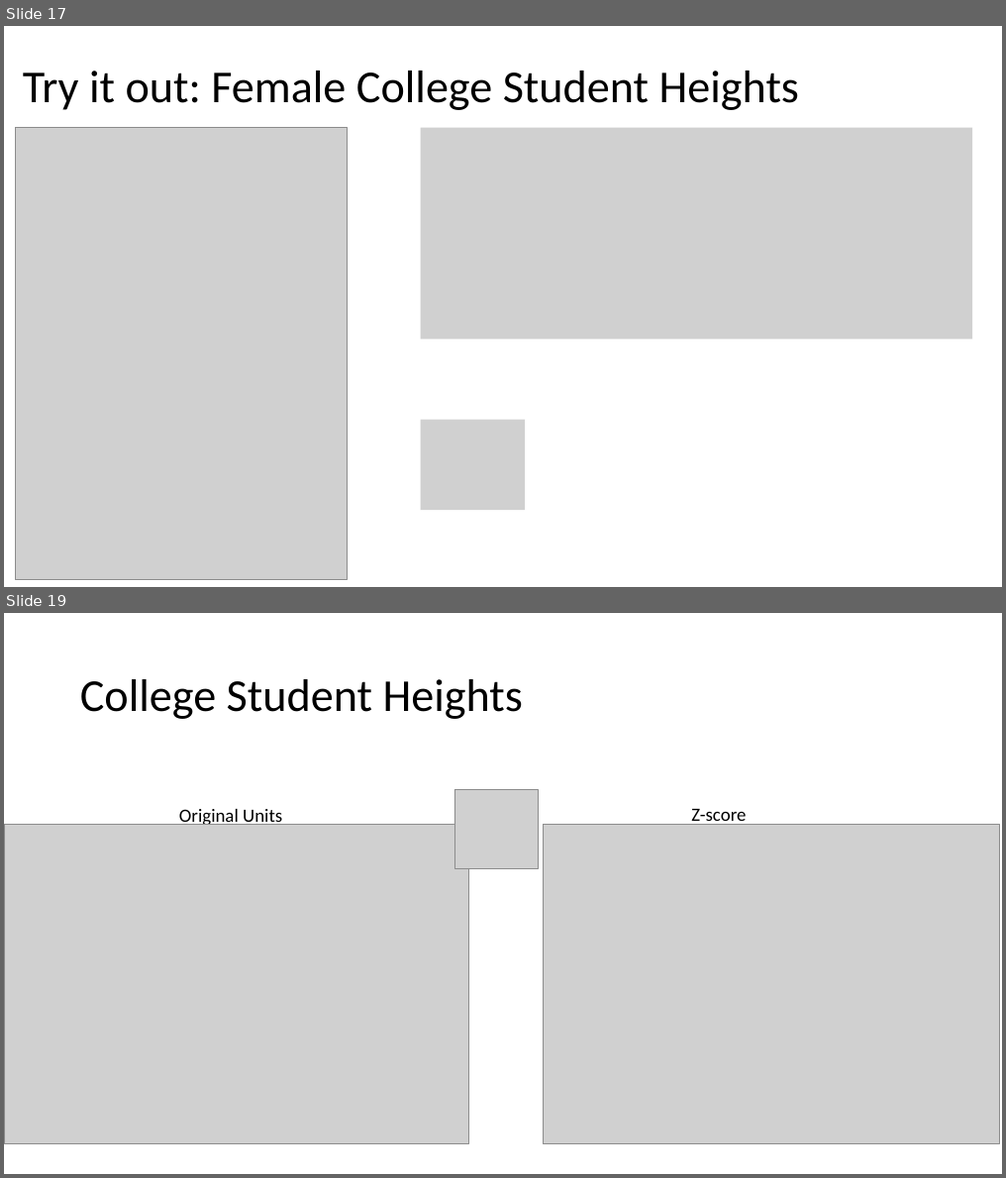
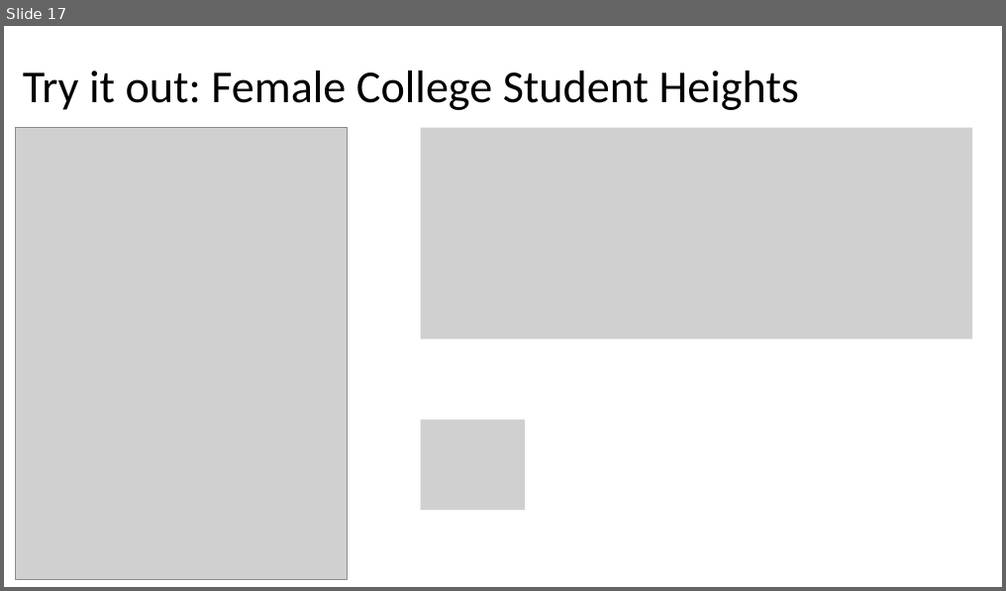
Before and after one commit to Jarred6068/UI_STAT251-03_Spring_2024, a slide deck: docs/lecture_slides/Week 5/Week5_Lecture7_Slides_2_4_2024.pptx. Shown one above the other, each under a label of ours: slides 17 and 19 before the commit, slide 17 after it; the slides between them are not shown. The pictures are 1006x1178 and 1006x591 pixels, drawn with LibreOffice and Linux fonts; fonts in the diff are those of the drawing; grey boxes stand for pictures. Boxes give left, top, right and bottom in pixels: in the first picture for what was removed or moved away, otherwise in the second. Text is boxed around its words. In the diff, an @@ line names an element or a change of style, - is before the commit and + after.

```diff
--- a/docs/lecture_slides/Week 5/Week5_Lecture7_Slides_2_4_2024.pptx
+++ b/docs/lecture_slides/Week 5/Week5_Lecture7_Slides_2_4_2024.pptx
@@ slide 19 removed at box(4, 613, 1002, 1174), background #FFFFFF @@
@@ title removed at box(80, 679, 523, 719) @@
-College Student Heights
@@ picture removed at box(454, 789, 538, 868) @@
@@ text removed at box(179, 809, 282, 828) @@
-Original Units
@@ text removed at box(691, 809, 746, 826) @@
-Z-score
@@ picture removed at box(4, 824, 469, 1145) @@
@@ picture removed at box(543, 824, 1000, 1145) @@
```
Also in this commit, not shown: 5 other slides removed, 10 other files.
